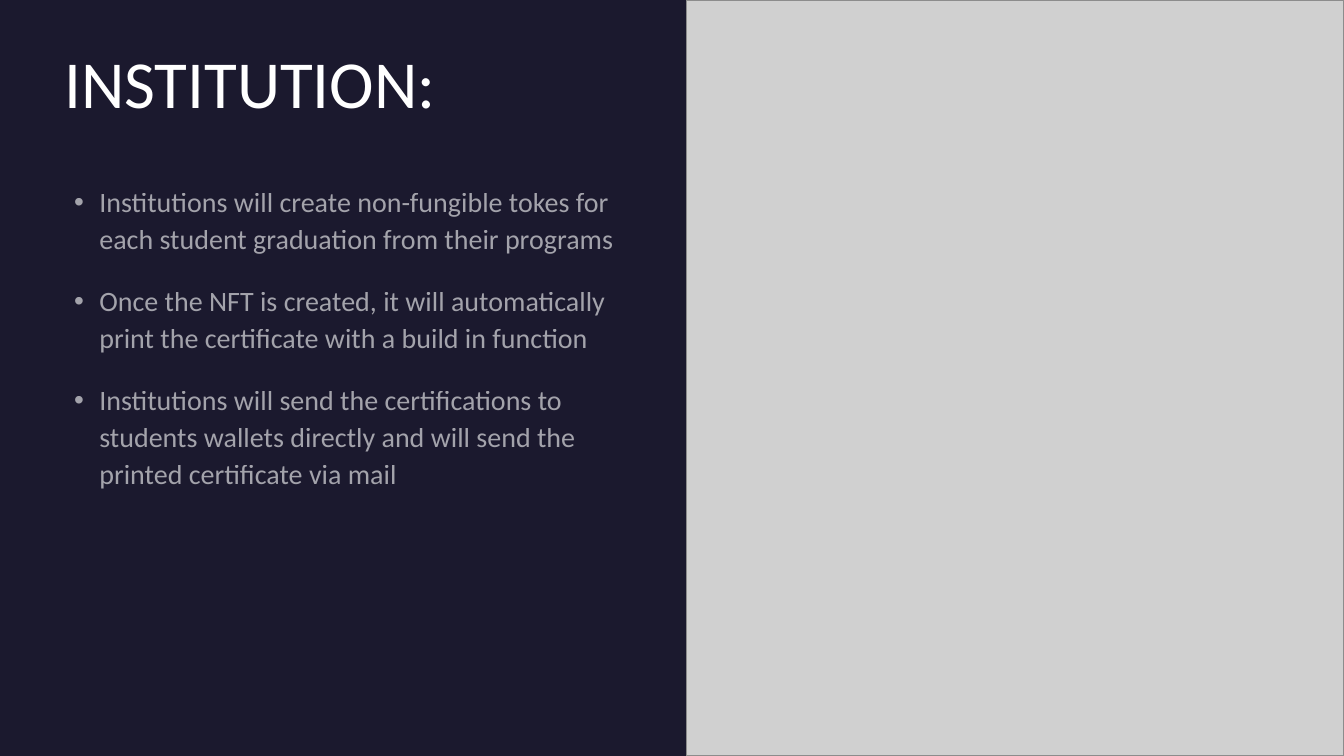
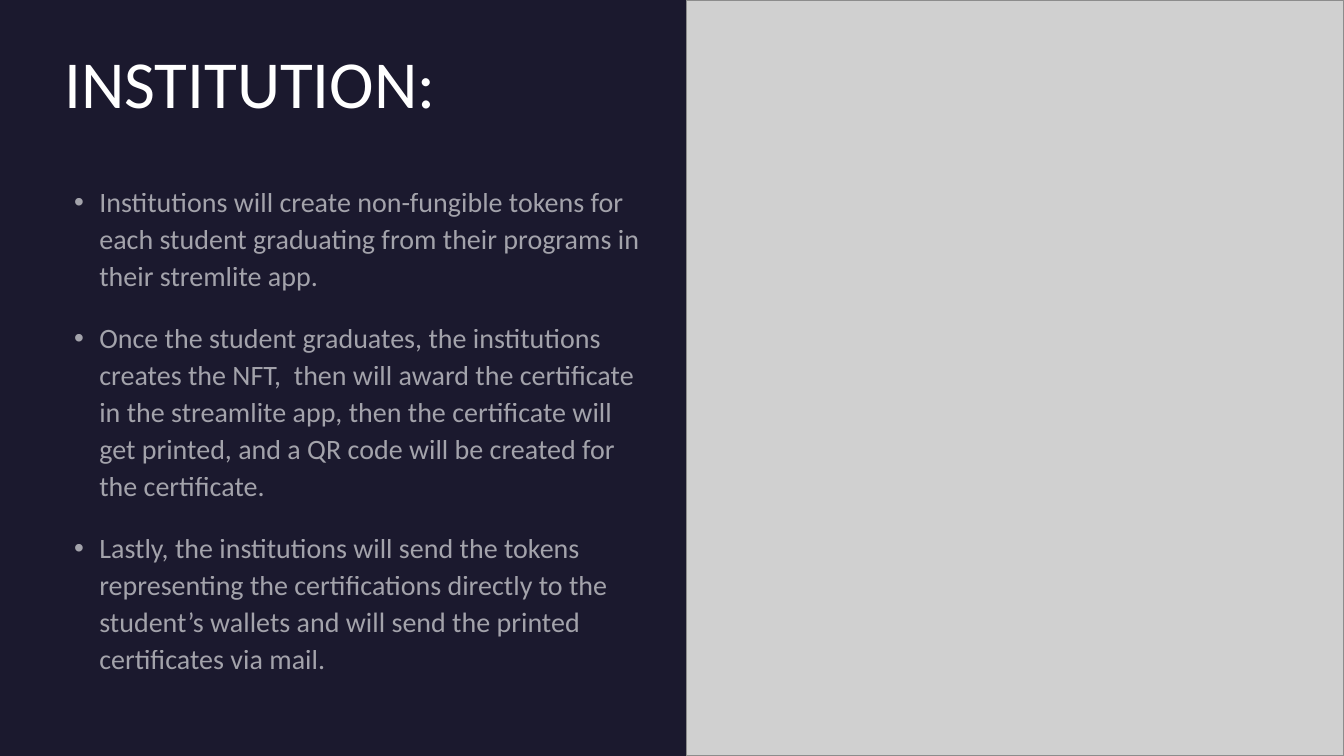
Before and after one commit to Jraigos/CertiPro, a slide deck: slide 4 of Project_Presentation_CERTIPRO.pptx (slide 5 before the commit). Drawn at 1344x756 pixels with LibreOffice and Linux fonts; fonts in the diff are those of the drawing; grey boxes stand for pictures. Boxes give left, top, right and bottom in pixels: in the first picture for what was removed or moved away, otherwise in the second. Text is boxed around its words. In the diff, an @@ line names an element or a change of style, - is before the commit and + after.

```diff
--- a/Project_Presentation_CERTIPRO.pptx
+++ b/Project_Presentation_CERTIPRO.pptx
@@ text at <box>99,193,639,669</box>: text changed @@
-• Institutions will create non-fungible tokes for each student graduation from their programs
-• Once the NFT is created, it will automatically print the certificate with a build in function
-• Institutions will send the certifications to students wallets directly and will send the printed certificate via mail
+• Institutions will create non-fungible tokens for each student graduating from their programs in their stremlite app.
+• Once the student graduates, the institutions creates the NFT, then will award the certificate in the streamlite app, then the certificate will get printed, and a QR code will be created for the certificate.
+• Lastly, the institutions will send the tokens representing the certifications directly to the student’s wallets and will send the printed certificates via mail.
```
Also in this commit, not shown: 7 other slides changed, 2 slides added, 1 slide removed.
